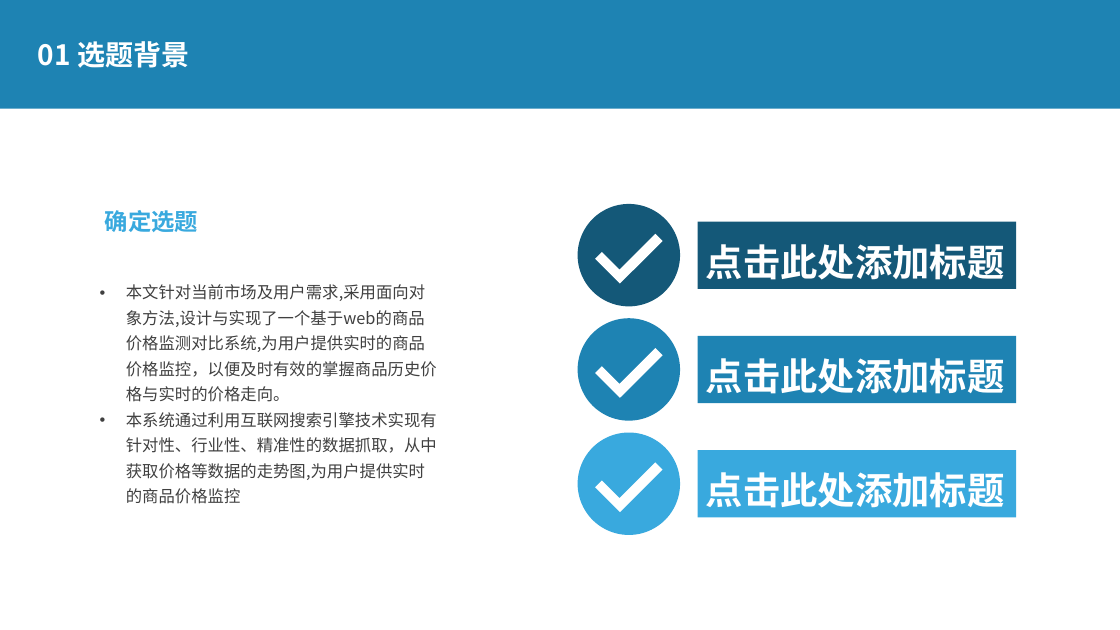
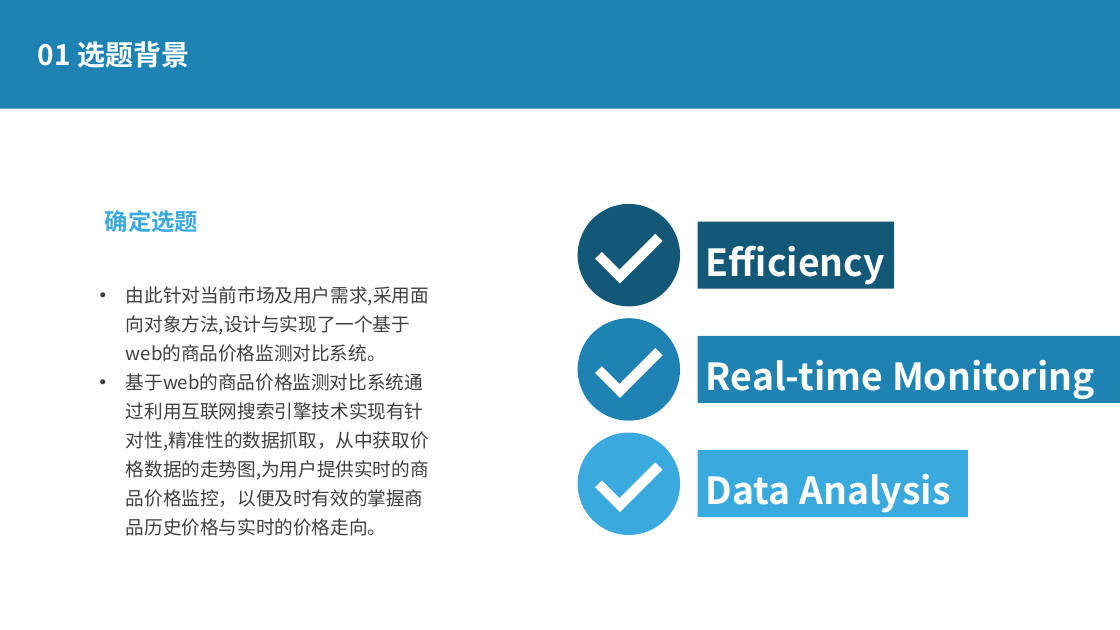
Before and after one commit to gwinda/A_GIT_MANTI, a slide deck: slide 6 of 679D612A1596C7DE1A4FCC7FE4DB6C75.pptx. Drawn at 1120x630 pixels with LibreOffice and Linux fonts; fonts in the diff are those of the drawing. Boxes give left, top, right and bottom in pixels: in the first picture for what was removed or moved away, otherwise in the second. Text is boxed around its words. In the diff, an @@ line names an element or a change of style, - is before the commit and + after.

```diff
--- a/679D612A1596C7DE1A4FCC7FE4DB6C75.pptx
+++ b/679D612A1596C7DE1A4FCC7FE4DB6C75.pptx
@@ rectangle "Efficiency": place and size @@
-rectangle "Efficiency" at (697,222,1016,289)
+rectangle "Efficiency" at (697,222,894,289)
@@ text in rectangle at (706,245,885,285): text changed @@
-点击此处添加标题
+Efficiency
@@ text at (126,286,429,536): text changed; size 14 to 16 pt @@
-• 本文针对当前市场及用户需求,采用面向对象方法,设计与实现了一个基于web的商品价格监测对比系统,为用户提供实时的商品价格监控，以便及时有效的掌握商品历史价格与实时的价格走向。
-• 本系统通过利用互联网搜索引擎技术实现有针对性、行业性、精准性的数据抓取，从中获取价格等数据的走势图,为用户提供实时的商品价格监控
+• 由此针对当前市场及用户需求,采用面向对象方法,设计与实现了一个基于web的商品价格监测对比系统。
+• 基于web的商品价格监测对比系统通过利用互联网搜索引擎技术实现有针对性,精准性的数据抓取，从中获取价格数据的走势图,为用户提供实时的商品价格监控，以便及时有效的掌握商品历史价格与实时的价格走向。
@@ rectangle "Real-time Monitoring": place and size @@
-rectangle "Real-time Monitoring" at (697,336,1016,403)
+rectangle "Real-time Monitoring" at (697,336,1120,403)
@@ text in rectangle at (706,359,1095,399): text changed @@
-点击此处添加标题
+Real-time Monitoring
@@ rectangle "Data Analysis": place and size @@
-rectangle "Data Analysis" at (697,450,1016,518)
+rectangle "Data Analysis" at (697,450,968,518)
@@ text in rectangle at (706,473,950,513): text changed @@
-点击此处添加标题
+Data Analysis
```
Also in this commit, not shown: 3 other slides changed, 5 slides added, 5 slides removed.
